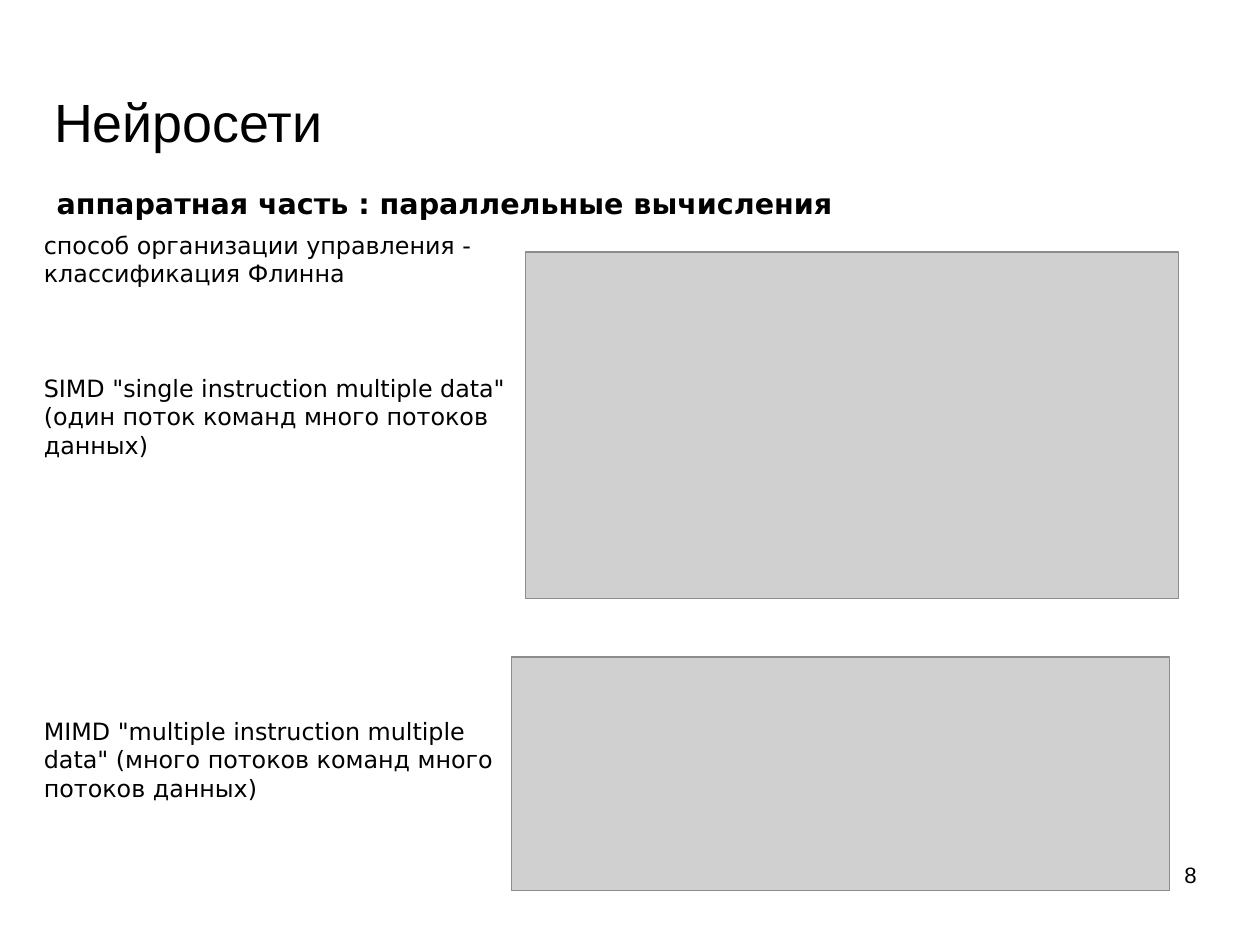
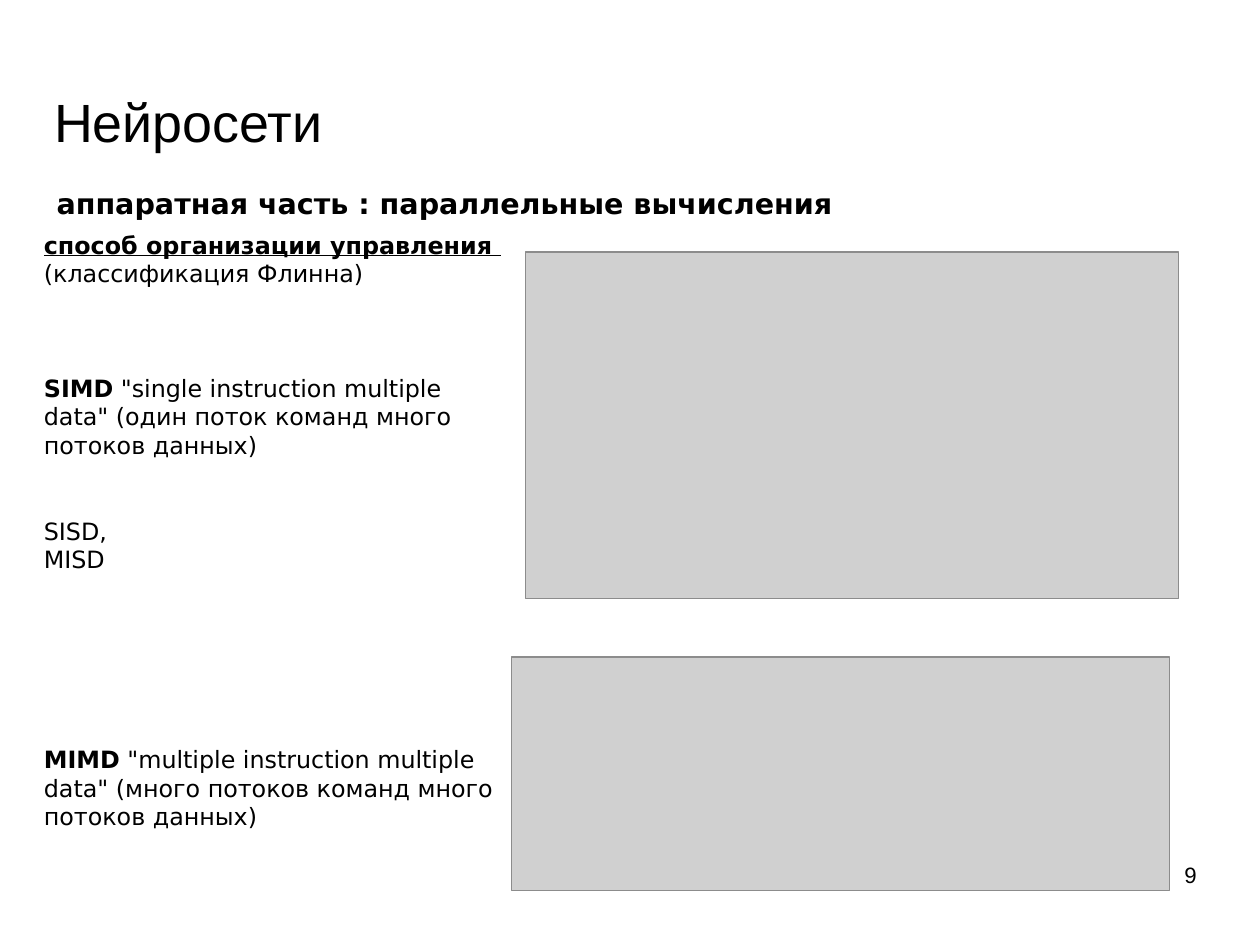
Before and after one commit to mechanoid5/ml_lectorium_legacy, a slide deck: slide 9 of 19-tech-stack-tf.odp (slide 8 before the commit). Drawn at 1260x945 pixels with LibreOffice and Linux fonts; fonts in the diff are those of the drawing; grey boxes stand for pictures; background and template pictures are left out. Boxes give left, top, right and bottom in pixels: in the first picture for what was removed or moved away, otherwise in the second. Text is boxed around its words. In the diff, an @@ line names an element or a change of style, - is before the commit and + after.

```diff
--- a/19-tech-stack-tf.odp
+++ b/19-tech-stack-tf.odp
@@ text at [44, 235, 492, 287]: text changed; bold on @@
-способ организации управления - классификация Флинна
+способ организации управления (классификация Флинна)
@@ text at [44, 379, 493, 829]: bold on in "SIMD", "MIMD" @@
@@ text at [44, 522, 107, 569]: paragraphs added @@
+SISD,
+MISD
@@ page number at [1184, 867, 1196, 884]: text changed @@
-8
+9
```
Also in this commit, not shown: 9 other slides changed, 8 slides added, 2 slides removed.
